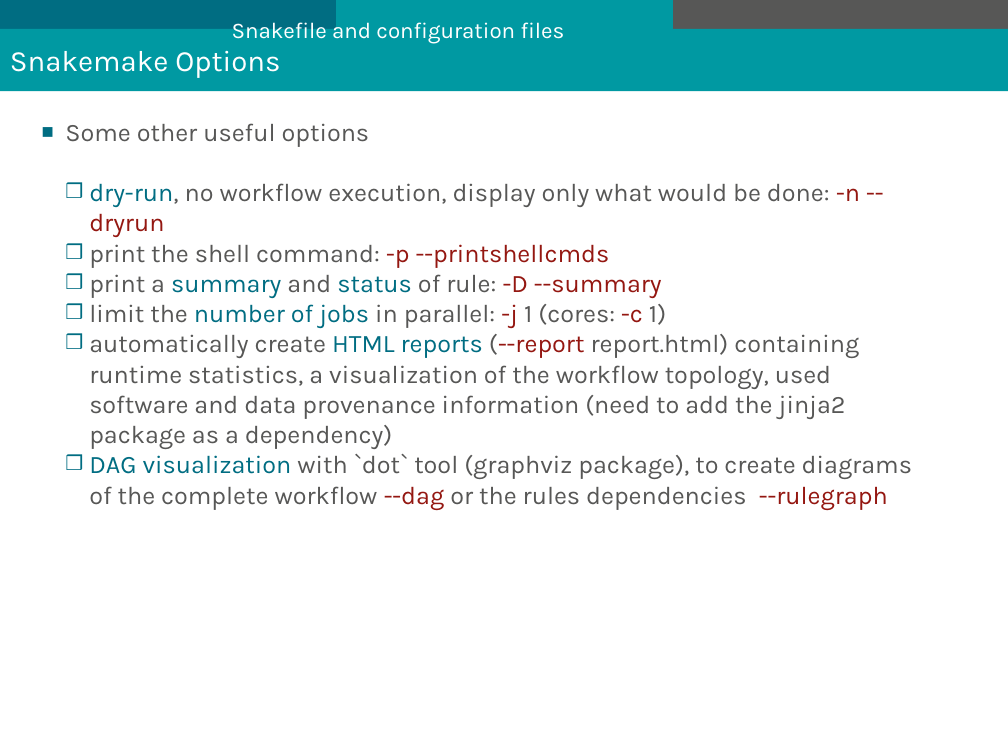
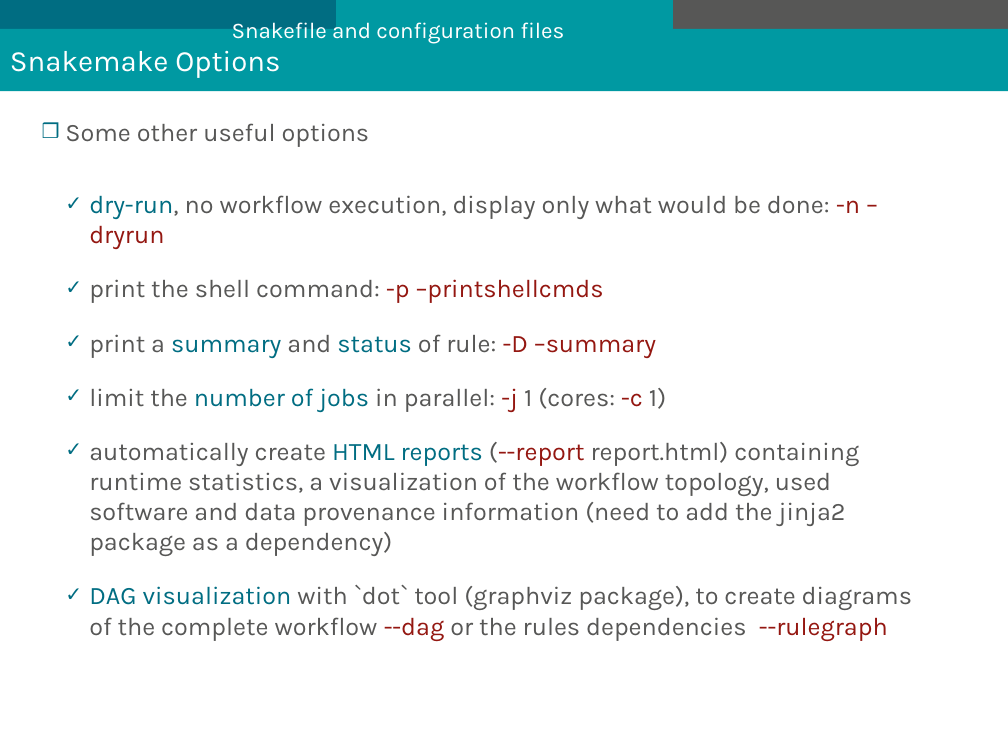
Before and after one commit to mesocentre-clermont-auvergne/formation_fair, a slide deck: slide 17 of fair_environnement/snakemake_cours/introduction_snakemake.odp (slide 16 before the commit). Drawn at 1008x756 pixels with LibreOffice and Linux fonts; fonts in the diff are those of the drawing; background and template pictures are left out. Boxes give left, top, right and bottom in pixels: in the first picture for what was removed or moved away, otherwise in the second. Text is boxed around its words. In the diff, an @@ line names an element or a change of style, - is before the commit and + after.

```diff
--- a/fair_environnement/snakemake_cours/introduction_snakemake.odp
+++ b/fair_environnement/snakemake_cours/introduction_snakemake.odp
@@ text at (x1=65, y1=123, x2=912, y2=641): bullet ■ to ❒; bullet ❒ to ✓; more space between paragraphs @@
@@ text at (x1=89, y1=195, x2=860, y2=358): text changed @@
-  ❒ dry-run, no workflow execution, display only what would be done: -n --dryrun
-  ❒ print the shell command: -p --printshellcmds
-  ❒ print a summary and status of rule: -D --summary
+  ✓ dry-run, no workflow execution, display only what would be done: -n –dryrun
+  ✓ print the shell command: -p –printshellcmds
+  ✓ print a summary and status of rule: -D –summary
```
Also in this commit, not shown: 15 other slides changed, 1 slide added, 1 other file.
